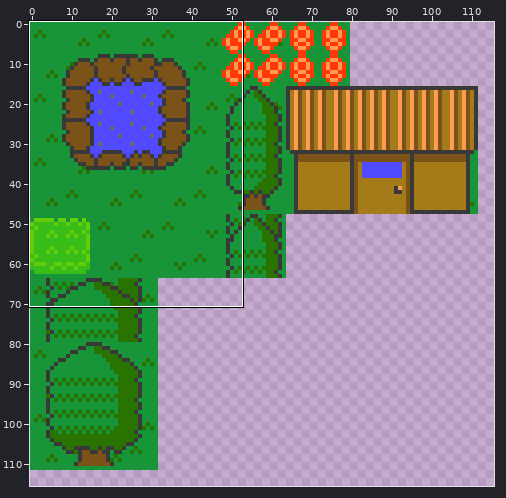
Sprite sheet -- recursos/sprites/tilesets/overworld.png. The first picture is a wide view before the edit; the outline marks the close-up.
Close-up. Before:
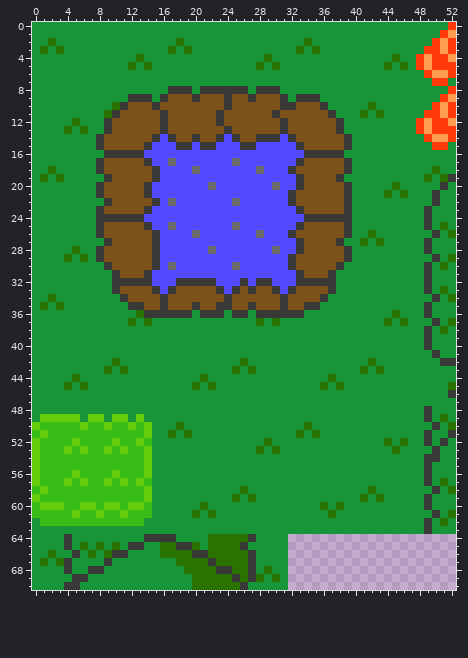
The file is 128x128 pixels. Shown: x 0..52, y 0..70. The wide view leaves out empty margins.
Once edited:
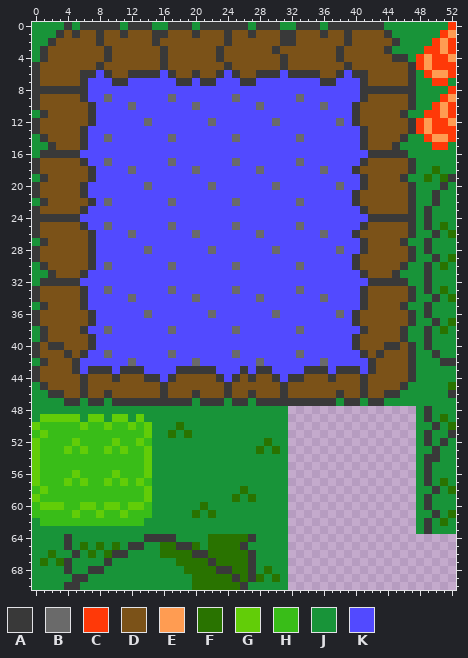
Palette (. is transparent): A #393939  B #6a6a6a  C #ff3908  D #7b5218  E #ff9c52  F #297300  G #62cd08  H #39bd18  J #189439  K #524aff
Message: editado tileset. •editado tileset do overworld.
Edits made:
Changed rows in their new state; - is an unchanged pixel.
first column x 0:
 0 ----A-AAAAA-AAA--AAA-AAAAAA-AAA--AAA-AAAAAAA----
 1 ---ADADDADDADDDAADDDADDDADDADDDAADDDADDADDDDA---
 2 --ADDDDDADDDDDDADDDDDDDDADDDDDDAADDDDDDADDDDDA--
 3 -ADDDDDDDADDDDDDADDDDDDADDDDDDADDDDDDDADDDDDA---
 4 -ADDDDDDDADDDDDDADDDDDDADDDDDDDADDDDDDADDDDDDAA-
 5 ADDDDDDDADDDDDDDADDDDDDDADDDDDDADDDDDDDADDDDDDDA
 6 ADDDDDAAKADDAAAAKADDADDAKADDAAAKAAAADDAKAADDDDDA
 7 ADDDDDAKKKAAKKKKKKAAKAAKKKAAKKKKKKKKAAKKKADDDDDA
 8 AAAAAAAKKKKKKKKKKKKKKKKKKKKKKKKKKKKKKKKKKAAAAAAA
 9 ADDDDDAKKBKKKKKKKBKKKKKKKBKKKKKKKBKKKKKKKADDDDDA
10 ADDDDDDAKKKKBKKKKKKKBKKKKKKKBKKKKKKKBKKKADDDDDDA
11 -ADDDDDAKKKKKKKKKKKKKKKKKKKKKKKKKKKKKKKKADDDDDA-
12 ADDDDDDAKKKKKKBKKKKKKKBKKKKKKKBKKKKKKKBKADDDDDDA
13 ADDDDDAKKKKKKKKKKKKKKKKKKKKKKKKKKKKKKKKKKADDDDDA
14 -ADDDDAKKBKKKKKK-BKKKKKK-BKKKKK-KBKKKKKKKADDDDA-
15 --ADDDAKKKKKKKK---KK-KK---KK-----KKKKKKKKADDDA--
16 -AAAAAKKKKKKKK--------------------KKKKKKKKAAAAA-
17 ADDDDDAKKBKKKKK------------------BKKKKKKKADDDDDA
18 ADDDDDDAKKKKBKKK----------------KKKKBKKKADDDDDDA
19 -ADDDDDAKKKKKKKK-----------------KKKKKKKKADDDDA-
20 ADDDDDAKKKKKKKB------------------KKKKKBKKADDDDDA
21 ADDDDDAKKKKKKKK-----------------KKKKKKKKADDDDDDA
22 -ADDDDDAKBKKKKKK----------------KBKKKKKKADDDDDDA
23 ADDDDDAKKKKKKKK------------------KKKKKKKKADDDDDA
24 AAAAAAKKKKKKKK--------------------KKKKKKKKAAAAAA
25 ADDDDDAKKBKKKKK------------------BKKKKKKKADDDDDA
26 ADDDDDDAKKKKBKKK----------------KKKKBKKKADDDDDDA
27 -ADDDDDAKKKKKKKK-----------------KKKKKKKKADDDDA-
28 ADDDDDDAKKKKKKBK-----------------KKKKKBKKADDDDDA
29 ADDDDDDAKKKKKKKK----------------KKKKKKKKADDDDDDA
30 -ADDDDDAKBKKKKKK----------------KBKKKKKKADDDDDA-
31 --ADDDAKKKKKKKK------------------KKKKKKKKADDDA--
32 -AAAAAKKKKKKKKK---KKKKK---K-KK---KKKKKKKKKAAAAA-
33 ADDDDDAKKBKKKKKK-BKKKKKK-BKKKKK-KBKKKKKKKADDDDDA
34 ADDDDDAKKKKKBKKKKKKKBKKKKKKKBKKKKKKKBKKKKADDDDDA
35 -ADDDDAKKKKKKKKKKKKKKKKKKKKKKKKKKKKKKKKKKADDDDA-
36 ADDDDDDAKKKKKKBKKKKKKKBKKKKKKKBKKKKKKKBKADDDDDDA
37 ADDDDDDAKKKKKKKKKKKKKKKKKKKKKKKKKKKKKKKKADDDDDDA
38 -ADDDDAKKBKKKKKKKBKKKKKKKBKKKKKKKBKKKKKKKADDDDA-
39 -ADDDDDAKKKKKKKKKKKKKKKKKKKKKKKKKKKKKKKKADDDDDA-
40 ADAADDDAKKKKKKKKKKKKKKKKKKKKKKKKKKKKKKKKADDDAADA
41 ADDDADAKKBKKKKKKKBKKKKKKKBKKKKKKKBKKKKKKKADADDDA
42 -ADDDAKKKKKKBKKKKKKKBKKKKKKKBKKKKKKKBKKKKKADDDDA
43 ADDDDAKAAAKAAAKKKKAAAAAKKKAKAAKKKKAAAKAAAKADDDDA
44 ADDDDDADDDADDDAAKADDDDDAKADADDAKAADDDADDDADDDDDA
45 -ADDDDADDDDDDDDDADDDDDDDADDDDDDADDDDDDDDDADDDDA-
46 --AADDADDADDDDDDADDDADDDADDADDDADDDDDDADDADDAA--
47 ----AA-AA-AAAAAAAAAA-AAA-AA-AAAAAAAAAA-AA-AA----
48 --------------------------------................
49 --------------------------------................
50 --------------------------------................
51 --------------------------------................
52 --------------------------------................
53 --------------------------------................
54 --------------------------------................
55 --------------------------------................
56 --------------------------------................
57 --------------------------------................
58 --------------------------------................
59 --------------------------------................
60 --------------------------------................
61 --------------------------------................
62 --------------------------------................
63 --------------------------------................
Where, in picture pixels (left, top, right, bottom), the same in both close-ups:
changed: (32, 22, 416, 534)
